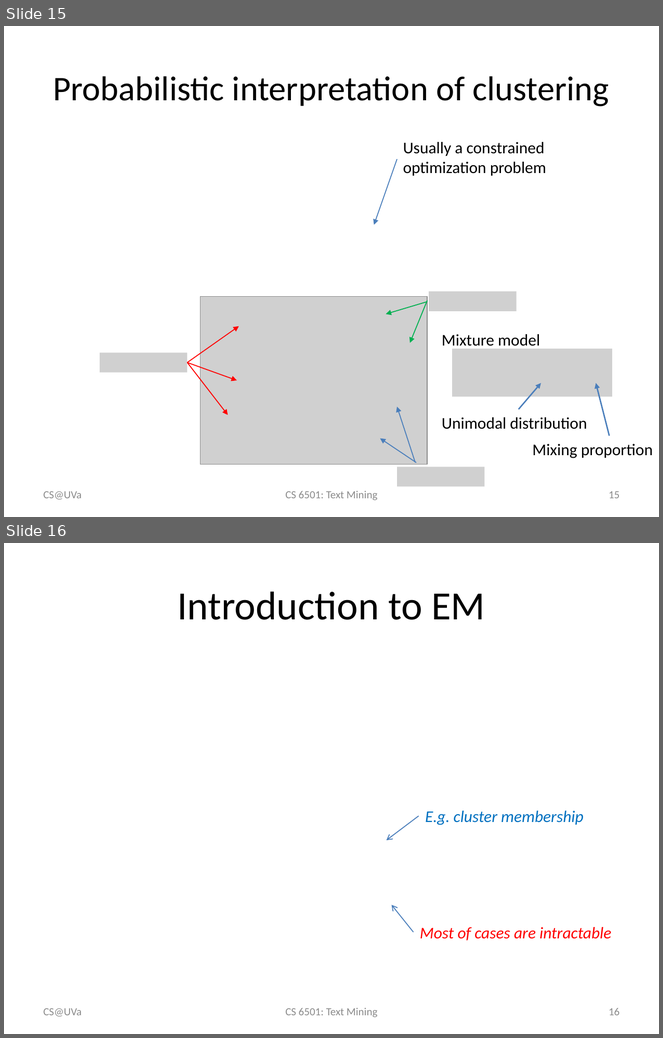
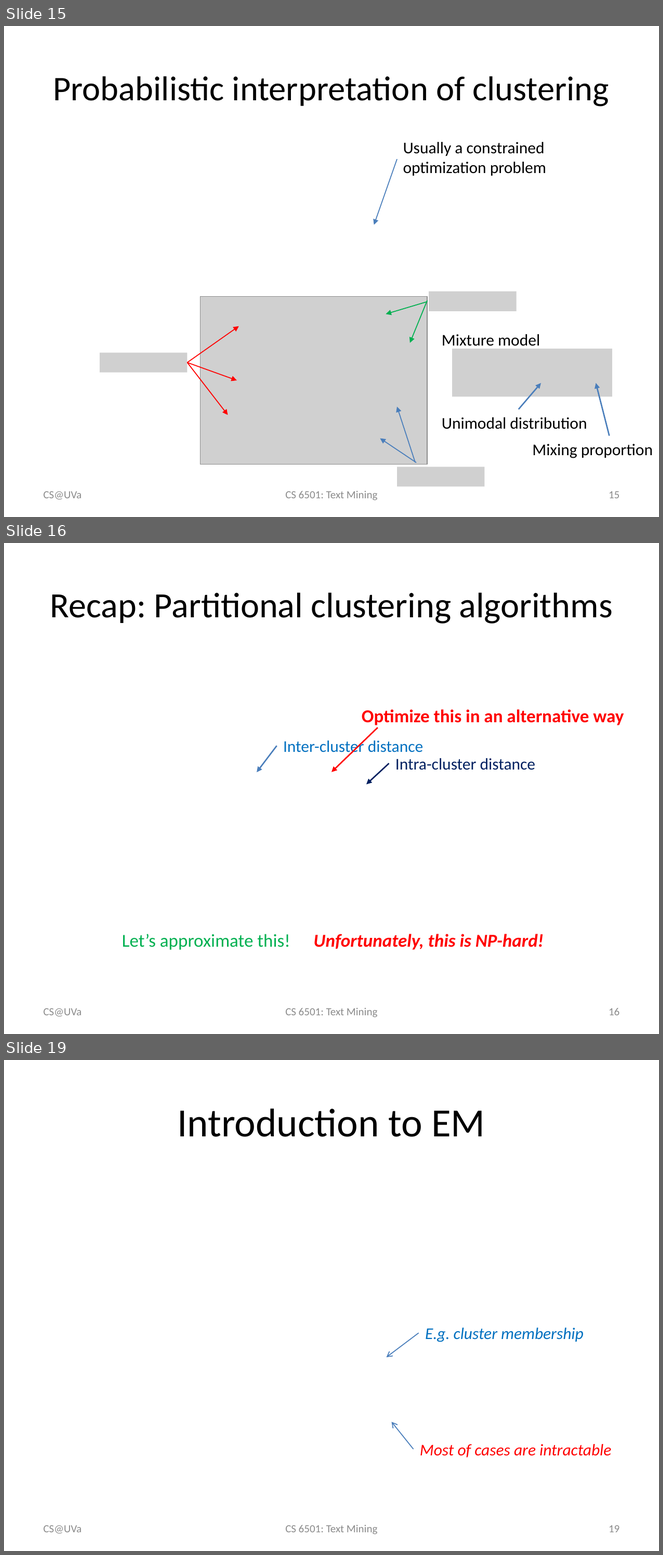
Before and after one commit to wang296/CS6501-Text-Mining, a slide deck: docs/k-means.pptx. Shown one above the other, each under a label of ours: slides 15 and 16 before the commit, slides 15, 16 and 19 after it; the slides between them are not shown. The pictures are 663x1038 and 663x1555 pixels, drawn with LibreOffice and Linux fonts; fonts in the diff are those of the drawing; grey boxes stand for pictures. Boxes give left, top, right and bottom in pixels: in the first picture for what was removed or moved away, otherwise in the second. Text is boxed around its words. In the diff, an @@ line names an element or a change of style, - is before the commit and + after.

```diff
--- a/docs/k-means.pptx
+++ b/docs/k-means.pptx
@@ slide 16 added at [4, 543, 659, 1034], background #FFFFFF @@
@@ title added at [50, 592, 613, 624], 39 pt, text #000000 @@
+Recap: Partitional clustering algorithms
@@ text added at [362, 709, 624, 726], 20 pt, text #FF0000, bold @@
+Optimize this in an alternative way
@@ arrow added from (377, 728) to (332, 772), #FF0000 1.5 pt @@
@@ text added at [283, 740, 423, 756], 18 pt, text #0070C0 @@
+Inter-cluster distance
@@ arrow added from (276, 746) to (257, 772), #4B7EBC 1.5 pt @@
@@ text added at [396, 758, 535, 770], 18 pt, text #002060 @@
+Intra-cluster distance
@@ arrow added from (389, 764) to (366, 785), #002060 1.5 pt @@
@@ text added at [122, 934, 290, 950], 20 pt, text #00B050 @@
+Let’s approximate this!
@@ text added at [314, 934, 544, 950], 20 pt, text #FF0000, bold, italic @@
+Unfortunately, this is NP-hard!
@@ text added at [44, 1008, 82, 1017], 12 pt, text #8C8C8C @@
+CS@UVa
@@ text added at [285, 1008, 377, 1018], 12 pt, text #8C8C8C @@
+CS 6501: Text Mining
@@ page number added at [609, 1008, 620, 1016], 12 pt, text #8C8C8C @@
+16
@@ what was slide 16 is now slide 19 @@
@@ page number at [609, 1525, 620, 1533]: text changed @@
-16
+19
```
Also in this commit, not shown: 3 slides changed, 2 other slides added, 8 other files.
